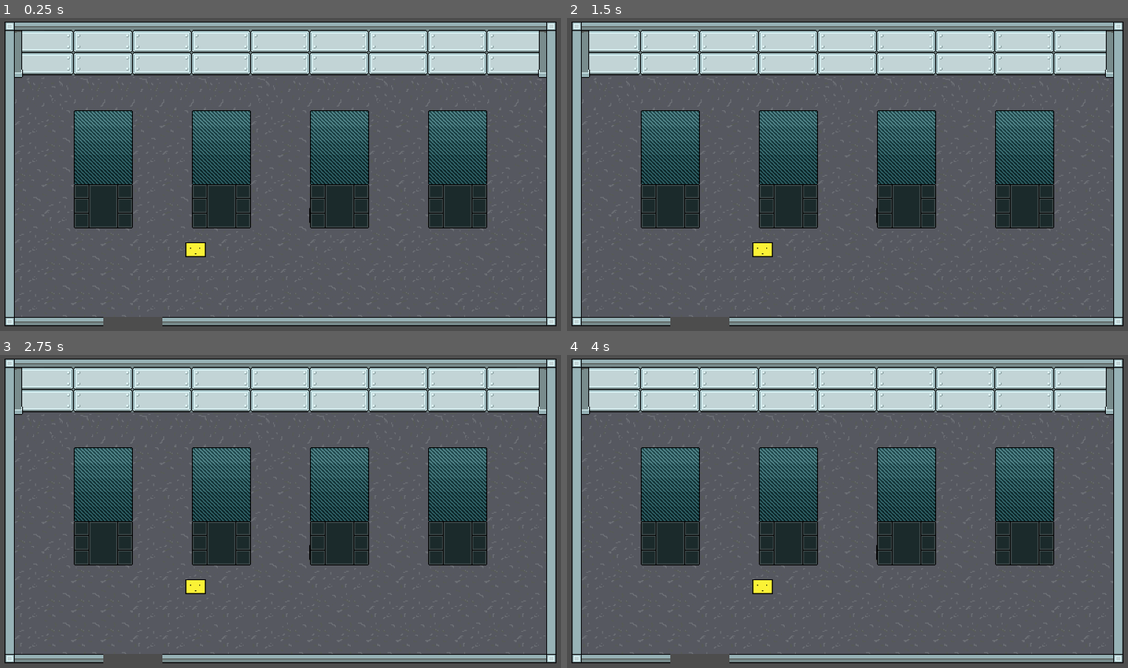
Above: before the commit, frames 1-4 (two rows, left to right).
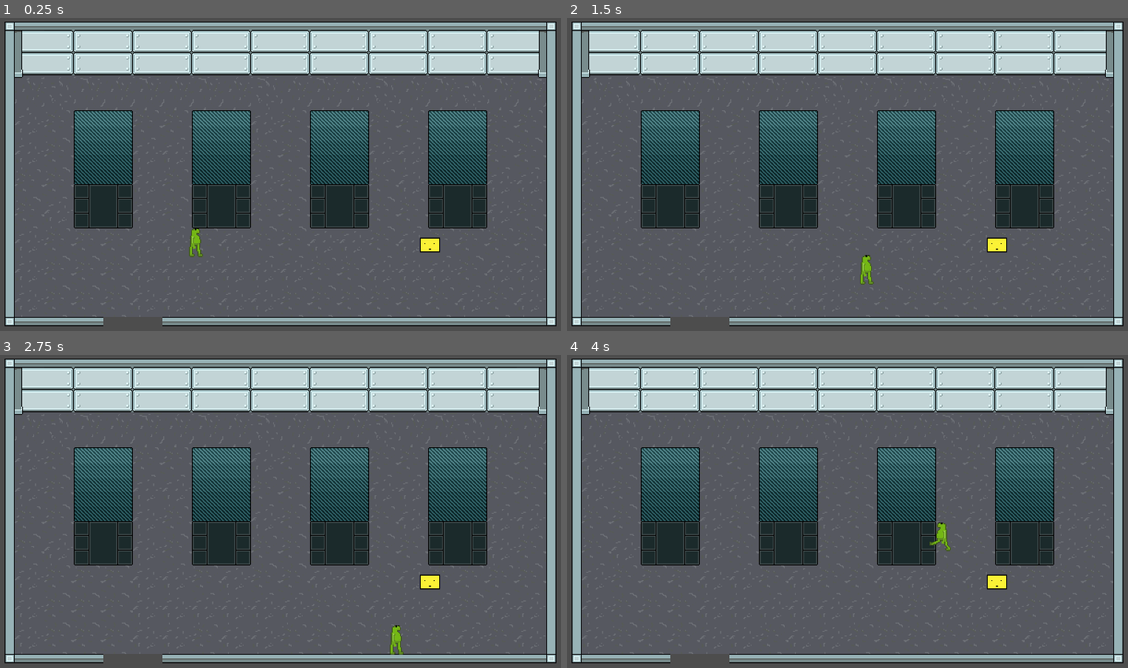
Above: after the commit, the same moments.

Repository: TomiZ87/spooky-game-jam-2025
Game: Godot game, scene res://scenes/room.tscn
Same seed, same stepped clock (60 frames per second), same inputs: the game is played once before the commit and once after it.
Inputs (mouse positions are in pixels of both pictures, inside the frame that each line leads up to):
- Up to frame 1 (0.25 s): no input
- Up to frame 2 (1.5 s): tap Enter at 0.5 s; move the mouse to (667, 168) at 0.52 s; hold D (move_right) 0.53-1.28 s; tap Q (player_pick_up_put_down) at 0.6, 1.35 s; click (667, 168) at 0.67 s; tap Space at 1.25 s; move the mouse to (785, 168) at 1.27 s; hold S (move_down) from 1.28 s (still down); click (785, 168) at 1.42 s
- Up to frame 3 (2.75 s): tap Enter at 2 s; move the mouse to (342, 505) at 2.02 s; release S (move_down) at 2.03 s; hold D (move_right) from 2.03 s (still down); tap Q (player_pick_up_put_down) at 2.1 s; click (342, 505) at 2.17 s
- Up to frame 4 (4 s): move the mouse to (1027, 505) at 2.77 s; release D (move_right) at 2.78 s; hold W (move_up) 2.78-3.53 s; tap Q (player_pick_up_put_down) at 2.85, 3.6 s; click (1027, 505) at 2.92 s; move the mouse to (1027, 570) at 3.52 s; hold A (move_left) from 3.53 s (still down)

The runs differ from the first frame. In frame 1, 0.4% of the frame differs, in the area x 33-79%, y 60-77%; in frame 2, 0.5%, in the area x 33-79%, y 60-86%; in frame 3, 0.5%; in frame 4, 0.5%.

Commit message:
#4: fix: Fix repeated UIDs and IDs for different sprites

Diff:
--- a/project/scenes/player.tscn
+++ b/project/scenes/player.tscn
@@ -1,10 +1,8 @@
-[gd_scene load_steps=13 format=3 uid="uid://c8arvx3x233ts"]
+[gd_scene load_steps=14 format=3 uid="uid://c8arvx3x233ts"]
 
 [ext_resource type="Texture2D" uid="uid://lxs5btke2s17" path="res://assets/sprites/player.png" id="1_3vyb7"]
 [ext_resource type="Script" uid="uid://cvvhe8igd0qo8" path="res://assets/scripts/player.gd" id="1_g2els"]
 [ext_resource type="Script" uid="uid://dfi45ebp2s7nc" path="res://scenes/carried_object.gd" id="3_qhqgy"]
-[ext_resource type="Texture2D" uid="uid://qxhr203qqdvc" path="res://assets/sprites/player.png" id="1_3vyb7"]
-[ext_resource type="Script" path="res://scenes/player.gd" id="1_g2els"]
 
 [sub_resource type="AtlasTexture" id="AtlasTexture_g2els"]
 atlas = ExtResource("1_3vyb7")
@@ -130,7 +128,6 @@
 size = Vector2(12, 8)
 
 [node name="CharacterBody2D" type="CharacterBody2D" groups=["player"]]
-z_index = 999
 script = ExtResource("1_g2els")
 
 [node name="AnimatedSprite2D" type="AnimatedSprite2D" parent="."]
--- a/project/scenes/room.tscn
+++ b/project/scenes/room.tscn
@@ -1,10 +1,9 @@
-[gd_scene load_steps=7 format=4 uid="uid://dmpeto3yqxjvm"]
+[gd_scene load_steps=8 format=4 uid="uid://dmpeto3yqxjvm"]
 
 [ext_resource type="Texture2D" uid="uid://dlyv2cbq4menu" path="res://assets/sprites/roomTileSet.png" id="1_36trf"]
 [ext_resource type="PackedScene" uid="uid://c8arvx3x233ts" path="res://scenes/player.tscn" id="2_ffxv4"]
-[ext_resource type="PackedScene" uid="uid://c8arvx3x233ts" path="res://scenes/player.tscn" id="3_85yof"]
-[ext_resource type="PackedScene" uid="uid://dop628qw3t87d" path="res://scenes/dummy.tscn" id="3_85yof"]
-[ext_resource type="PackedScene" uid="uid://05hihb3qehr3" path="res://scenes/shelf.tscn" id="2_ffxv4"]
+[ext_resource type="PackedScene" path="res://scenes/dummy.tscn" id="3_85yof"]
+[ext_resource type="PackedScene" uid="uid://05hihb3qehr3" path="res://scenes/shelf.tscn" id="4_14vil"]
 
 [sub_resource type="TileSetAtlasSource" id="TileSetAtlasSource_ffxv4"]
 texture = ExtResource("1_36trf")
@@ -60,22 +59,24 @@
 position = Vector2(288, 112)
 zoom = Vector2(2, 2)
 
-[node name="CharacterBody2D" parent="." instance=ExtResource("3_85yof")]
+[node name="CharacterBody2D" parent="." instance=ExtResource("2_ffxv4")]
+z_index = 999
 position = Vector2(196, 175)
 
 [node name="StaticBody2D" parent="." instance=ExtResource("3_85yof")]
-position = Vector2(330, 138)
+z_index = 999
+position = Vector2(450, 170)
 
-[node name="shelves" type="Node" parent="."]
+[node name="Shelves" type="Node" parent="."]
 
-[node name="Shelf_1" parent="shelves" instance=ExtResource("2_ffxv4")]
+[node name="Shelf_1" parent="Shelves" instance=ExtResource("4_14vil")]
 position = Vector2(64, 32)
 
-[node name="Shelf_2" parent="shelves" instance=ExtResource("2_ffxv4")]
+[node name="Shelf_2" parent="Shelves" instance=ExtResource("4_14vil")]
 position = Vector2(192, 32)
 
-[node name="Shelf_3" parent="shelves" instance=ExtResource("2_ffxv4")]
+[node name="Shelf_3" parent="Shelves" instance=ExtResource("4_14vil")]
 position = Vector2(320, 32)
 
-[node name="Shelf_4" parent="shelves" instance=ExtResource("2_ffxv4")]
+[node name="Shelf_4" parent="Shelves" instance=ExtResource("4_14vil")]
 position = Vector2(448, 32)
Not shown, changed: project/assets/scripts/dummy.gd.uid
Not shown, changed: project/scenes/carried_object.gd.uid
